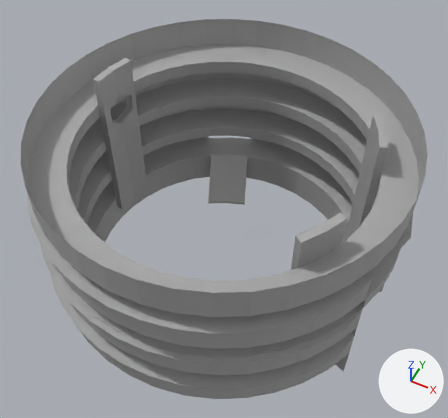
The FBX model Assets/Art/Graph/Meshes/Strelitzia/BottomSilo.fbx as it was, and as the next commit left it.
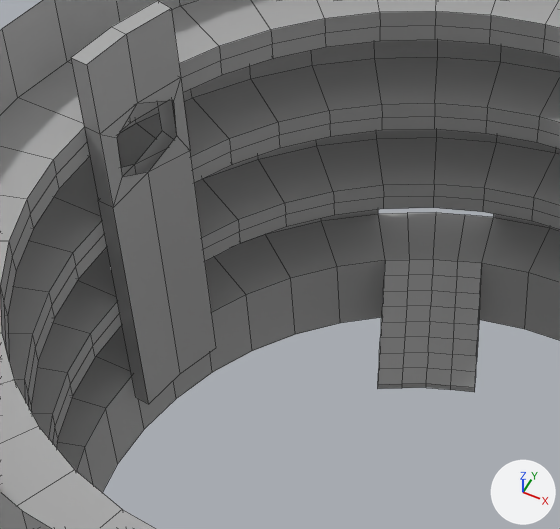
There are two pictures of each version: one whole from a camera (50 mm lens) standing at (77.7, -163.9, 163.4) and looking at (-2.9, -2.9, -37.9), one close up on the part from 15% to 62% of the width and 14% to 61% of the height. The lights are fixed; the arrows at lower right show +X, +Y and +Z. The close-ups show mesh edges as thin lines. Where no turn or scale is listed for an object, it has been applied to the vertices.

The scene before the commit, as lines of its bpy script (objects in view):
```python
me_mesh = bpy.data.meshes.new('Mesh')
me_mesh.from_pydata(...)  # 32 vertices, 30 faces; spans x -61.7..-54.7, y 2.2..21.5, z -93.6..-15.0
me_mesh.materials.append(mat_standardsurface1)  # grey #aaaaaa
# before: 0 (-61.7, 2.6, -93.6) at pixel (135, 397), 1 (-60.5, 12.2, -93.6), 4 (-57.9, 21.5, -93.6), 6 (-57.3, 11.6, -93.6) at pixel (180, 373), 7 (-58.5, 2.2, -93.6) at pixel (148, 404)
# before: 10 (-54.7, 20.6, -93.6) at pixel (216, 347)
me_mesh_003 = bpy.data.meshes.new('Mesh.003')
me_mesh_003.from_pydata(...)  # 238 vertices, 200 faces; spans x -78.0..78.0, y -78.0..78.0, z -20.0..0.0
me_mesh_003.materials.append(mat_standardsurface1)  # grey #aaaaaa
me_mesh_006 = bpy.data.meshes.new('Mesh.006')
me_mesh_006.from_pydata(...)  # 211 vertices, 160 faces; spans x -79.0..70.0, y -77.0..74.0, z -2.0..27.0
me_mesh_006.materials.append(mat_standardsurface1)  # grey #aaaaaa
ob_polysurface1 = bpy.data.objects.new('polySurface1', me_mesh_003)
ob_polysurface1.location = (-3.5, -1.7, 7.7)
ob_polysurface12 = bpy.data.objects.new('polySurface12', me_mesh_006)
ob_polysurface12.location = (0.0, 0.0, -78.6)
ob_polysurface9 = bpy.data.objects.new('polySurface9', me_mesh)
ob_polysurface9.location = (-3.5, -1.7, 22.7)
# also in view: 'polySurface6' at (-4.7, -1.7, -22.2); 'polySurface7' at (-5.9, -1.7, -41.5)
```
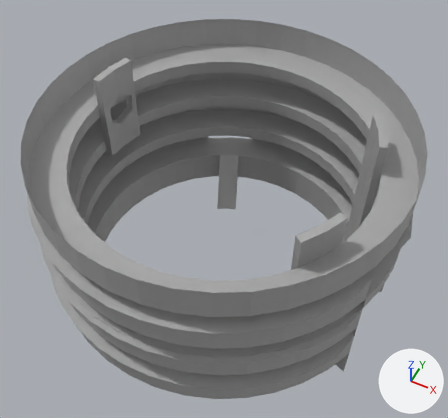
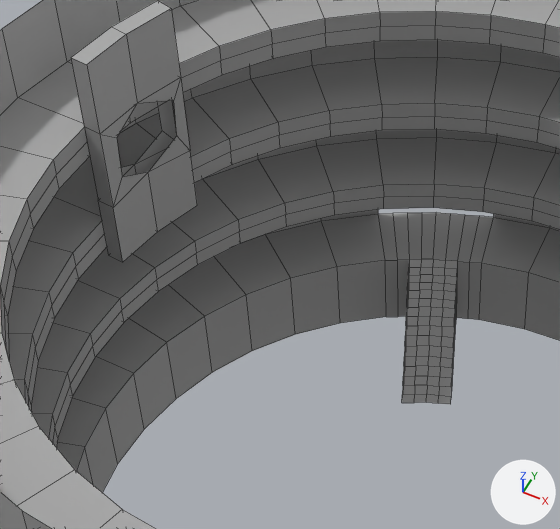
Where the change shows, as pixel boxes (x1, y1, x2, y2) in the close-ups (560 x 529 px; the box of a moved part takes in the faces that stretch with it):
'polySurface9', reshaped
    before: (71, 0, 216, 404)
    after: (71, 0, 197, 262)
part 1 of me_mesh_006, built on
    before: (378, 212, 494, 392)
    after: (379, 212, 494, 405)
part 2 of me_mesh, moved or reshaped
    before: (98, 148, 216, 404)
    after: (98, 148, 197, 262)

Patch to the scene script:
```diff
--- a/Assets/Art/Graph/Meshes/Strelitzia/BottomSilo.fbx.py
+++ b/Assets/Art/Graph/Meshes/Strelitzia/BottomSilo.fbx.py
@@ me_mesh_006 @@
 # used by ob_polysurface12; location = (0.0, 0.0, -78.6)
-me_mesh_006.from_pydata(...)  # 211 vertices, 160 faces; spans x -79.0..70.0, y -77.0..74.0, z -2.0..27.0
+me_mesh_006.from_pydata(...)  # 274 vertices, 212 faces; spans x -79.0..70.0, y -77.0..74.0, z -2.0..27.0
+# me_mesh_006 part 1
+# 45 vertices are removed from x -36.0..-12.0, y 31.0..56.0, z -2.0..12.0
+# 56 faces are deleted
+# 4 vertices move from x -36.0..-16.0, y 34.0..56.0, z -2.0..-1.0 to x -35.0..-16.0, y 34.0..57.0, z -2.0..1.0
+# 108 vertices are added at x -42.0..-15.0, y 30.0..71.0, z -2.0..14.0
+# 108 new faces join them
 me_mesh_006.materials.append(mat_standardsurface1)
@@ me_mesh @@
 me_mesh.from_pydata(...)  # 32 vertices, 30 faces; spans x -61.7..-54.7, y 2.2..21.5, z -93.6..-15.0
 # used by ob_polysurface9; location = (-3.5, -1.7, 22.7)
+# me_mesh part 2
+for i in [0, 1, 4, 6, 7, 10]: me_mesh.vertices[i].co += Vector((0.0, 0.0, 36.8))
 me_mesh.materials.append(mat_standardsurface1)
```
